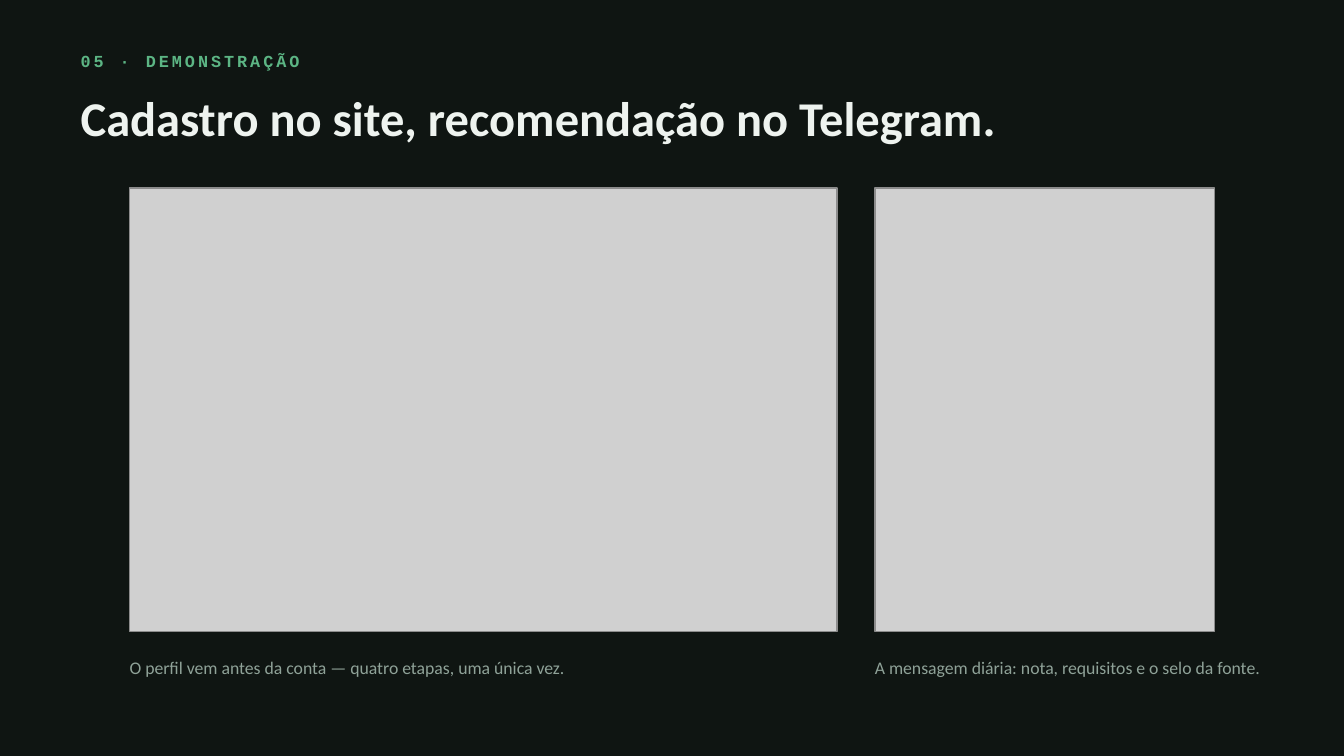
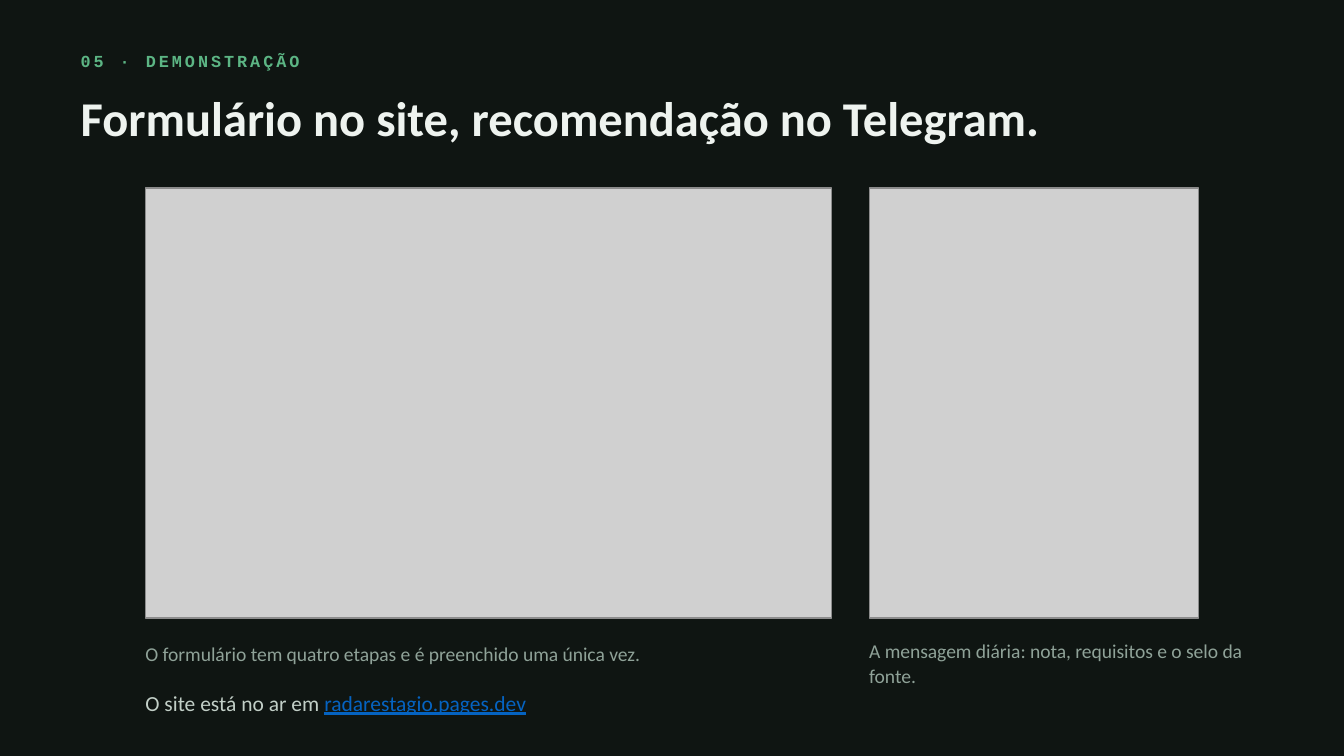
Before and after one commit to RadarEstagio/RadarEstagio, a slide deck: slide 5 of apresentacao/radar-de-estagio-pit.pptx. Drawn at 1344x756 pixels with LibreOffice and Linux fonts; fonts in the diff are those of the drawing; grey boxes stand for pictures. Boxes give left, top, right and bottom in pixels: in the first picture for what was removed or moved away, otherwise in the second. Text is boxed around its words. In the diff, an @@ line names an element or a change of style, - is before the commit and + after.

Commit message:
docs(apresentacao): espelha no pptx a reorganização e os cortes
Mesma escala de texto, mesmo corpo logo abaixo do título e as mesmas mudanças
de capa, demonstração e roteiro. O endereço do site vai como link no slide 5.

```diff
--- a/apresentacao/radar-de-estagio-pit.pptx
+++ b/apresentacao/radar-de-estagio-pit.pptx
@@ text at bbox=[81, 102, 1039, 145]: text changed @@
-Cadastro no site, recomendação no Telegram.
+Formulário no site, recomendação no Telegram.
@@ picture: place and size @@
-picture at bbox=[129, 188, 837, 632]
+picture at bbox=[145, 188, 832, 618]
@@ picture: place and size @@
-picture at bbox=[875, 188, 1215, 632]
+picture at bbox=[870, 188, 1199, 618]
@@ text at bbox=[145, 647, 640, 664]: text changed; size 9.5 to 10.5 pt @@
-O perfil vem antes da conta — quatro etapas, uma única vez.
+O formulário tem quatro etapas e é preenchido uma única vez.
@@ text "A mensagem diária: nota, requisitos ...": place and size @@
-text "A mensagem diária: nota, requisitos ..." at bbox=[875, 661, 1259, 677]
+text "A mensagem diária: nota, requisitos ..." at bbox=[869, 644, 1243, 683]
@@ text "A mensagem diária: nota, requisitos ..." at bbox=[869, 644, 1243, 683]: size 9.5 to 10.5 pt; line spacing 1 to 1.05 @@
@@ text added at bbox=[145, 696, 526, 715], 11.5 pt, text #0563C1, underline @@
+O site está no ar em radarestagio.pages.dev
```
Also in this commit, not shown: 9 other slides changed, 1 other file.
